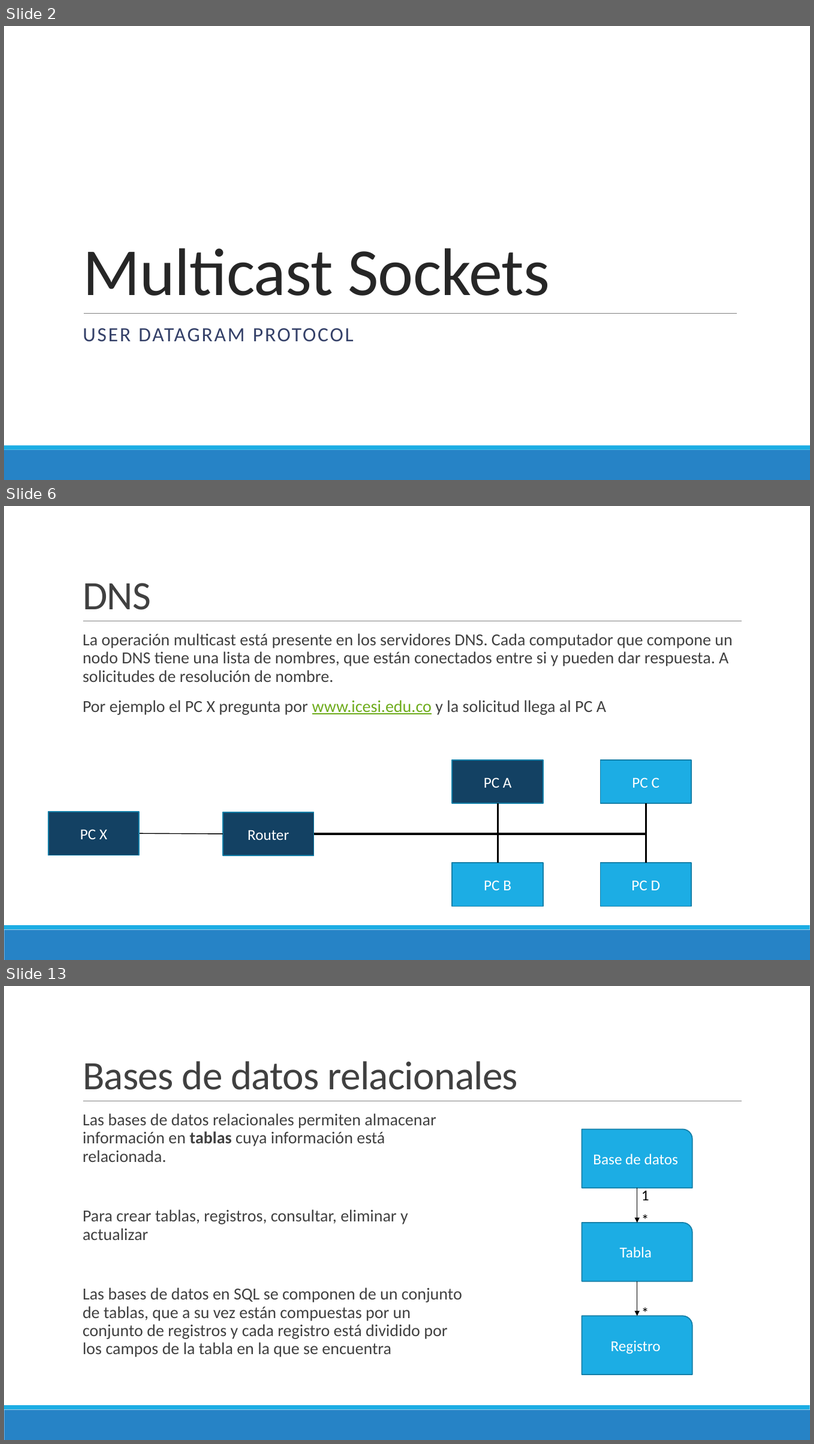
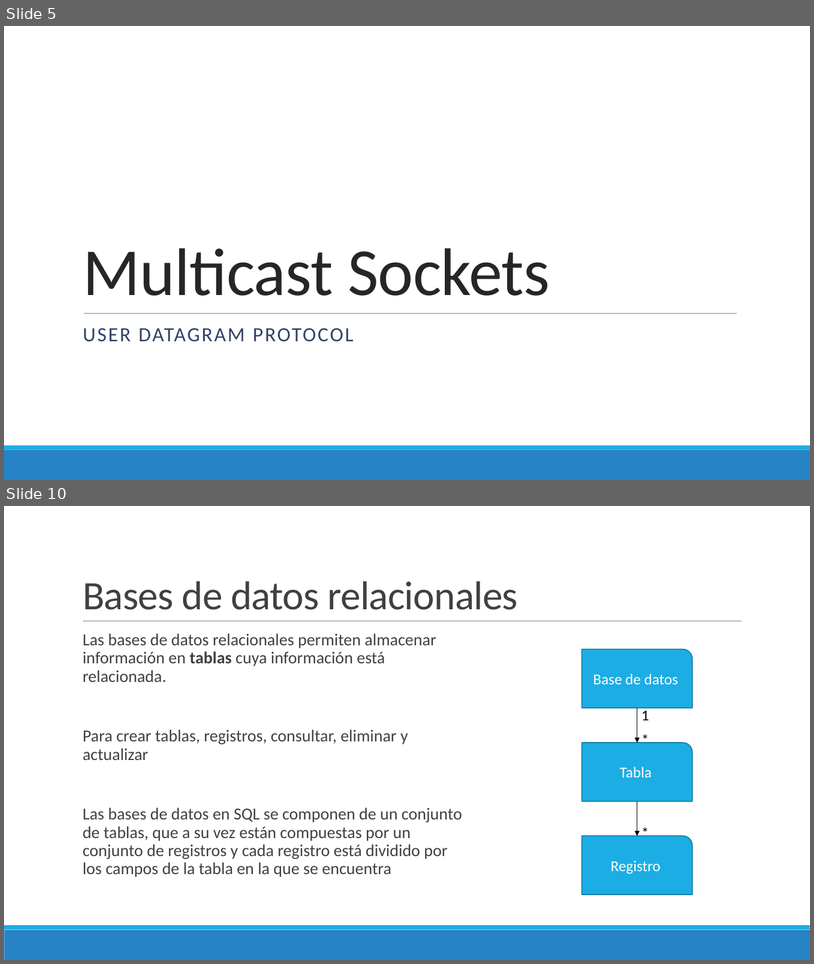
Before and after one commit to Domiciano/PrograRed201, a slide deck: Semana 9/Presentación.pptx. Shown one above the other, each under a label of ours: slides 2, 6 and 13 before the commit, slides 5 and 10 after it; the slides between them are not shown. The pictures are 814x1444 and 814x964 pixels, drawn with LibreOffice and Linux fonts; fonts in the diff are those of the drawing. Boxes give left, top, right and bottom in pixels: in the first picture for what was removed or moved away, otherwise in the second. Text is boxed around its words. In the diff, an @@ line names an element or a change of style, - is before the commit and + after.

```diff
--- a/Semana 9/Presentación.pptx
+++ b/Semana 9/Presentación.pptx
@@ slide 6 removed at box(4, 506, 810, 960), background #FFFFFF; not listed: 3 template elements that a slide beside it also shows @@
@@ title removed at box(83, 583, 151, 610) @@
-DNS
@@ text removed at box(83, 633, 732, 715) @@
-  La operación multicast está presente en los servidores DNS. Cada computador que compone un nodo DNS tiene una lista de nombres, que están conectados entre si y pueden dar respuesta. A solicitudes de resolución de nombre.
-  Por ejemplo el PC X pregunta por www.icesi.edu.co y la solicitud llega al PC A
@@ rectangle removed at box(452, 760, 543, 804) @@
-PC A
@@ rectangle removed at box(601, 760, 692, 804) @@
-PC C
@@ rectangle removed at box(48, 811, 140, 855) @@
-PC X
@@ elbow line removed from (314, 834) to (498, 803) @@
@@ elbow line removed from (314, 834) to (647, 803) @@
@@ rectangle removed at box(223, 812, 314, 856) @@
-Router
@@ line removed from (223, 834) to (139, 833) @@
@@ elbow line removed from (314, 834) to (498, 862) @@
@@ elbow line removed from (314, 834) to (647, 862) @@
@@ rectangle removed at box(452, 862, 543, 906) @@
-PC B
@@ rectangle removed at box(601, 862, 692, 906) @@
-PC D
@@ what was slide 2 is now slide 5 @@
@@ what was slide 13 is now slide 10 @@
```
Also in this commit, not shown: 6 slides changed, 5 slides added, 7 other slides removed.
